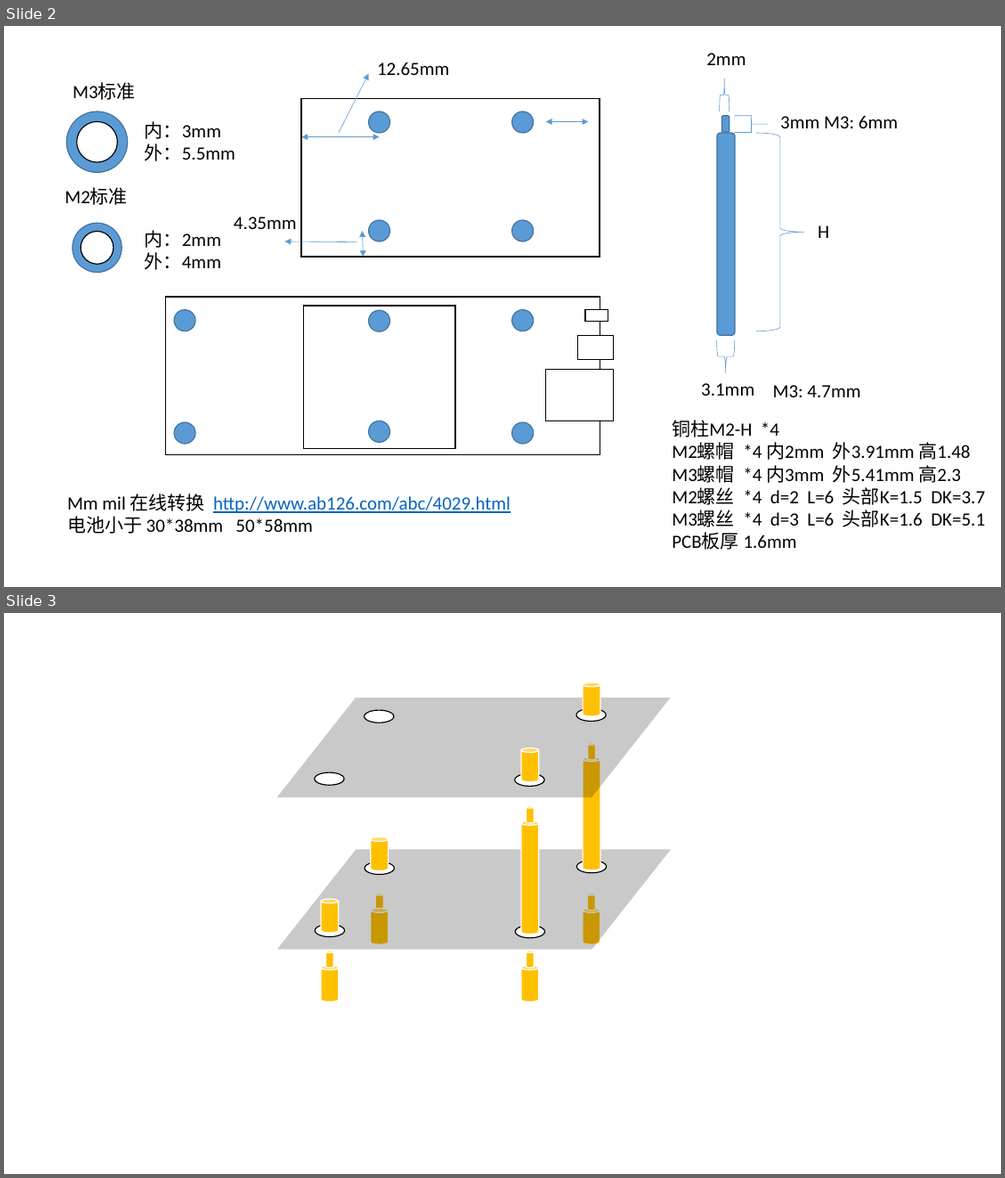
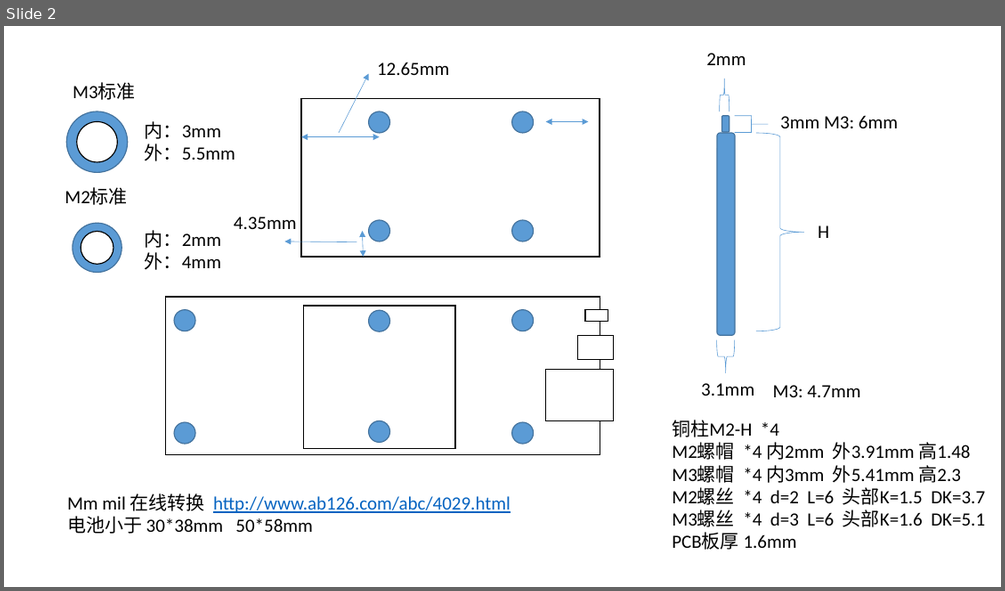
Before and after one commit to GavinGY/MoveWiFi, a slide deck: graphic.pptx. Shown one above the other, each under a label of ours: slides 2 and 3 before the commit, slide 2 after it. The pictures are 1005x1178 and 1005x591 pixels, drawn with LibreOffice and Linux fonts; fonts in the diff are those of the drawing. Boxes give left, top, right and bottom in pixels: in the first picture for what was removed or moved away, otherwise in the second. Text is boxed around its words. In the diff, an @@ line names an element or a change of style, - is before the commit and + after.

```diff
--- a/graphic.pptx
+++ b/graphic.pptx
@@ slide 3 removed at box(4, 613, 1001, 1174), background #FFFFFF @@
@@ cylinder removed at box(582, 682, 600, 716) @@
@@ flow chart input output removed at box(277, 698, 671, 797) @@
@@ ellipse removed at box(364, 710, 395, 723) @@
@@ ellipse removed at box(576, 709, 606, 722) @@
@@ cylinder removed at box(588, 743, 596, 761) @@
@@ ellipse removed at box(315, 772, 344, 785) @@
@@ cylinder removed at box(521, 747, 540, 781) @@
@@ cylinder removed at box(582, 757, 600, 870) @@
@@ ellipse removed at box(515, 774, 544, 787) @@
@@ cylinder removed at box(521, 821, 540, 933) @@
@@ cylinder removed at box(526, 806, 534, 823) @@
@@ flow chart input output removed at box(277, 850, 671, 949) @@
@@ cylinder removed at box(371, 836, 388, 870) @@
@@ ellipse removed at box(364, 862, 395, 875) @@
@@ ellipse removed at box(577, 860, 607, 873) @@
@@ cylinder removed at box(321, 899, 339, 933) @@
@@ cylinder removed at box(376, 893, 383, 910) @@
@@ cylinder removed at box(587, 893, 595, 910) @@
@@ ellipse removed at box(316, 925, 345, 937) @@
@@ cylinder removed at box(371, 908, 388, 945) @@
@@ ellipse removed at box(516, 925, 545, 938) @@
@@ cylinder removed at box(582, 908, 600, 945) @@
@@ cylinder removed at box(325, 951, 333, 968) @@
@@ cylinder removed at box(526, 951, 534, 968) @@
@@ cylinder removed at box(321, 965, 339, 1002) @@
@@ cylinder removed at box(521, 965, 540, 1002) @@
```
Also in this commit, not shown: 2 slides added, 1 other slide removed, 2 other files.
